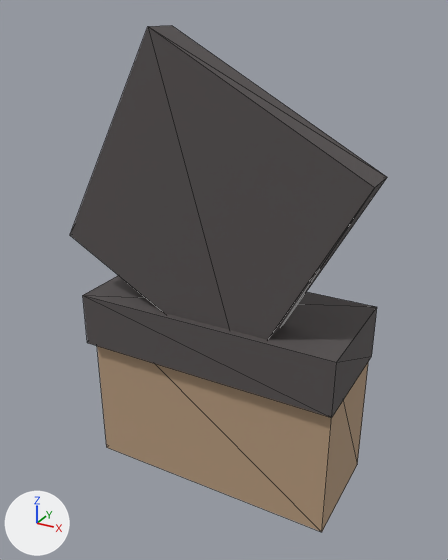
What one commit did to the glTF model public/assets/models/characters/wardrobe/back-satchel.glb.
Both versions are drawn from a 50 mm camera at (0.193, -0.2, 0.279) aimed at (0.004, 0.143, 0.107). Lighting does not change. The marker at lower left points along +X, +Y and +Z. The older version comes first. Mesh edges are drawn as thin lines. Vertices at exactly the same position are counted once.

The older version as bpy lines, for what is in view:
```python
me_satchel_body = bpy.data.meshes.new('satchel_body')
me_satchel_body.from_pydata(...)  # a box spanning x -0.095..0.095, y 0.12..0.2, z -0.058..0.078
me_satchel_body.materials.append(mat_charmat)
me_satchel_flap = bpy.data.meshes.new('satchel_flap')
me_satchel_flap.from_pydata(...)  # a box spanning x -0.097..0.097, y 0.112..0.198, z 0.045..0.085
me_satchel_flap.materials.append(mat_charmat)
me_satchel_strap = bpy.data.meshes.new('satchel_strap')
me_satchel_strap.from_pydata(...)  # 8 vertices, 12 faces; spans x -0.109..0.109, y 0.117..0.142, z 0.051..0.269
me_satchel_strap.materials.append(mat_charmat)
ob_satchel_body = bpy.data.objects.new('satchel_body', me_satchel_body)
ob_satchel_body.location = (0.0, 0.0, 0.0)
ob_satchel_flap = bpy.data.objects.new('satchel_flap', me_satchel_flap)
ob_satchel_flap.location = (0.0, 0.0, 0.0)
ob_satchel_strap = bpy.data.objects.new('satchel_strap', me_satchel_strap)
ob_satchel_strap.location = (0.0, 0.0, 0.0)
```
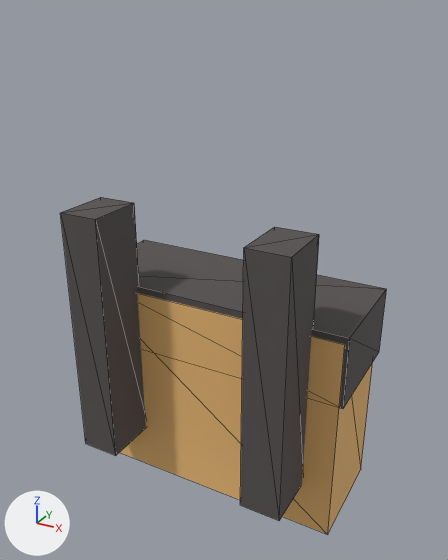
Edits to the bpy script that builds the scene:
```text
Change me_satchel_body:
    used by ob_satchel_body; location = (0.0, 0.0, 0.0)
    remove me_satchel_body.from_pydata(...)  # 8 vertices, 12 faces; spans x -0.095..0.095, y 0.12..0.2, z -0.058..0.078
    add me_satchel_body.from_pydata(...)  # 8 vertices, 12 faces; spans x -0.1..0.1, y 0.117..0.192, z -0.055..0.095
    me_satchel_body part 1: the whole mesh is scaled about its middle by (1.05, 0.938, 1.11), then moved by (0.0, -0.005, 0.01)
    me_satchel_body part 2: 12 faces centred in x -0.095..0.095, y 0.12..0.2, z -0.058..0.078 are repainted in the vertex colours; the middle colour goes from beige #b5997c to orange #edbc76
Change me_satchel_flap:
    used by ob_satchel_flap; location = (0.0, 0.0, 0.0)
    remove me_satchel_flap.from_pydata(...)  # 8 vertices, 12 faces; spans x -0.097..0.097, y 0.112..0.198, z 0.045..0.085
    add me_satchel_flap.from_pydata(...)  # 8 vertices, 12 faces; spans x -0.102..0.102, y 0.118..0.198, z 0.05..0.1
    me_satchel_flap part 3: the whole mesh is scaled about its middle by (1.05, 0.941, 1.25), then moved by (0.0, 0.003, 0.01)
Add me_satchel_strap_1:
    me_satchel_strap_1.from_pydata(...)  # a box spanning x 0.051..0.079, y 0.08..0.12, z -0.02..0.16
    me_satchel_strap_1.materials.append(mat_charmat)
Add me_satchel_strap__1:
    me_satchel_strap__1.from_pydata(...)  # a box spanning x -0.079..-0.051, y 0.08..0.12, z -0.02..0.16
    me_satchel_strap__1.materials.append(mat_charmat)
Remove ob_satchel_strap:
    ob_satchel_strap = bpy.data.objects.new('satchel_strap', me_satchel_strap)
    ob_satchel_strap.location = (0.0, 0.0, 0.0)
Add ob_satchel_strap_1:
    ob_satchel_strap_1 = bpy.data.objects.new('satchel_strap_1', me_satchel_strap_1)
    ob_satchel_strap_1.location = (0.0, 0.0, 0.0)
Add ob_satchel_strap__1:
    ob_satchel_strap__1 = bpy.data.objects.new('satchel_strap_-1', me_satchel_strap__1)
    ob_satchel_strap__1.location = (0.0, 0.0, 0.0)
```

Changed parts and their boxes [x1, y1, x2, y2] in the pictures (448 x 560 px; the box of a moved part takes in the faces that stretch with it):
'satchel_strap', deleted
    before: [70, 25, 387, 340]
'satchel_body', recoloured, moved, rescaled
    before: [97, 346, 369, 532]
    after: [119, 293, 373, 534]
'satchel_flap', moved, rescaled
    before: [83, 275, 377, 417]
    after: [137, 240, 386, 408]
'satchel_strap_1', added
    after: [240, 227, 319, 521]
'satchel_strap_-1', added
    after: [60, 197, 146, 456]
part 1 of me_satchel_body, moved or reshaped
    before: [97, 346, 369, 532]
    after: [119, 293, 373, 534]
part 2 of me_satchel_body, recoloured
    before: [97, 346, 369, 532]
    after: [119, 293, 373, 534]
